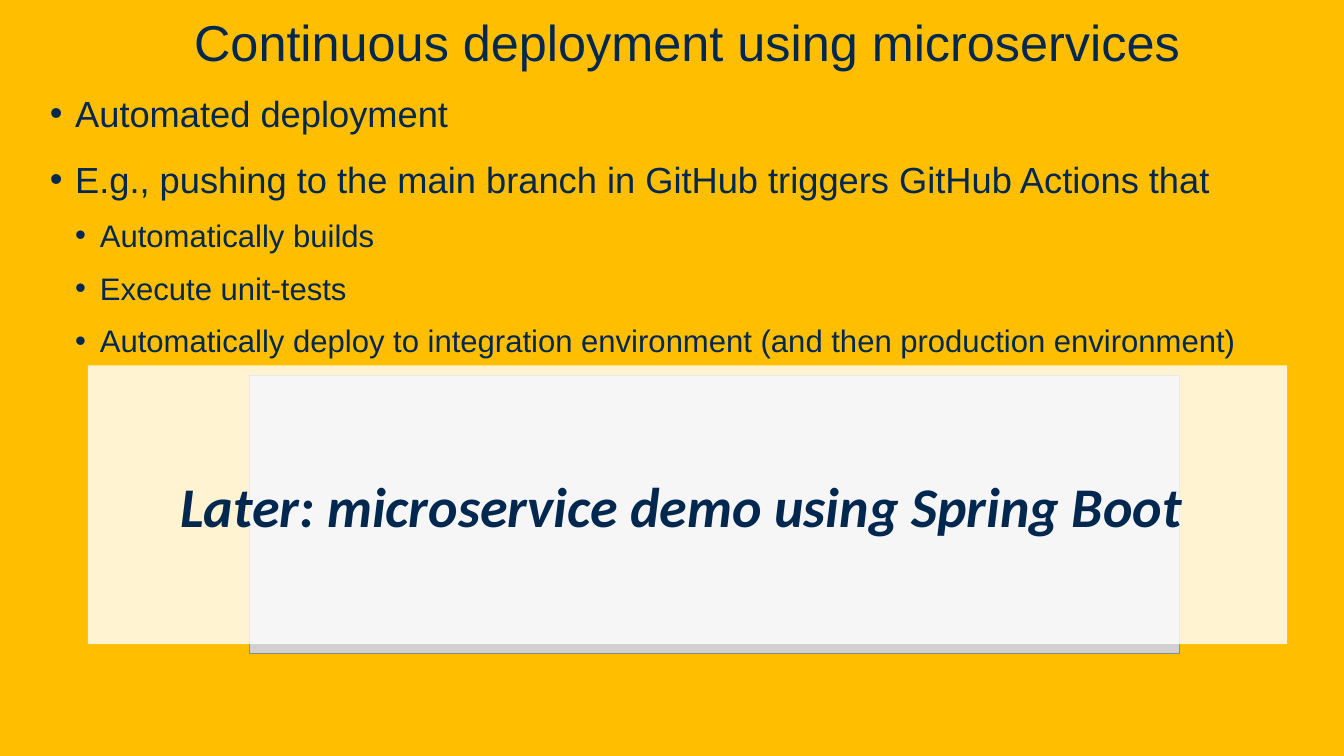
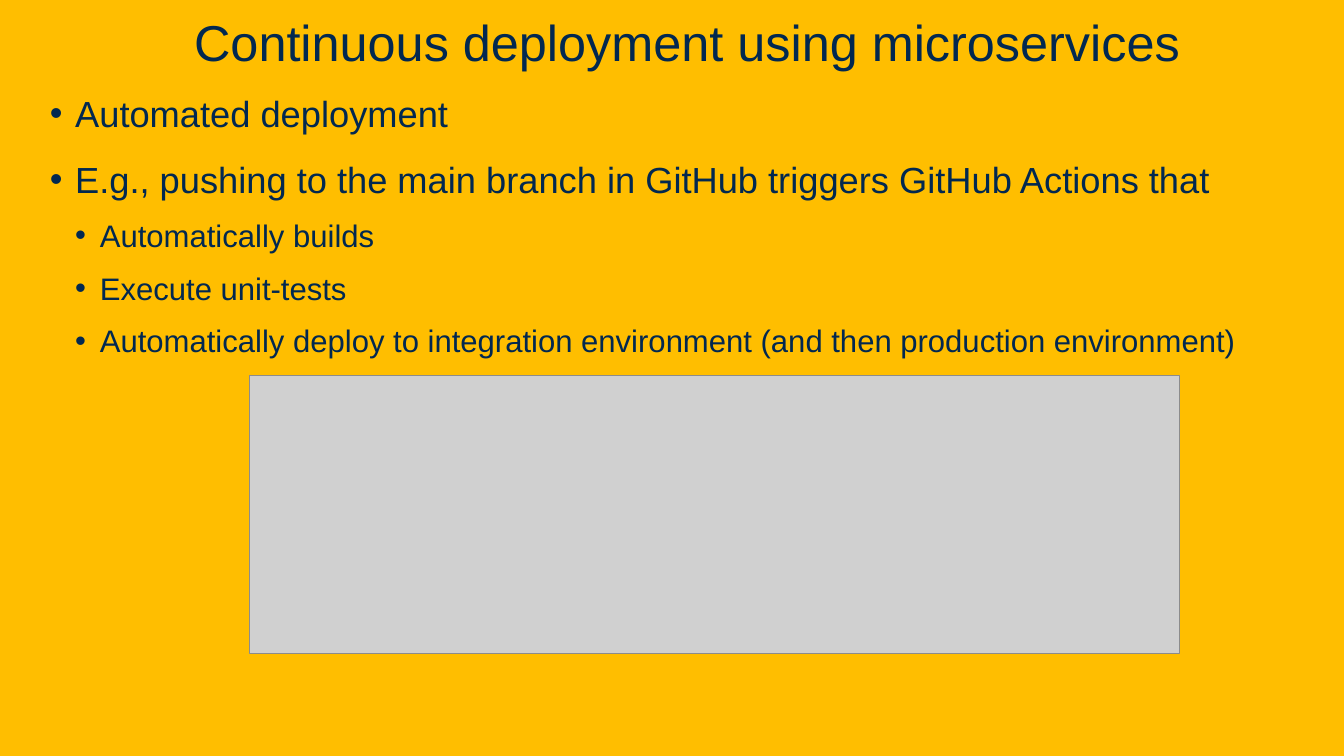
Before and after one commit to davsec-teaching/ECS160-Winter2025, a slide deck: slide 72 of slides/6_software_architecture.pptx (slide 60 before the commit). Drawn at 1344x756 pixels with LibreOffice and Linux fonts; fonts in the diff are those of the drawing; grey boxes stand for pictures; background and template pictures are left out. Boxes give left, top, right and bottom in pixels: in the first picture for what was removed or moved away, otherwise in the second. Text is boxed around its words. In the diff, an @@ line names an element or a change of style, - is before the commit and + after.

```diff
--- a/slides/6_software_architecture.pptx
+++ b/slides/6_software_architecture.pptx
@@ rectangle removed at (x1=88, y1=365, x2=1288, y2=644) @@
-Later: microservice demo using Spring Boot
```
Also in this commit, not shown: 12 other slides changed, 40 slides added, 3 slides removed.
